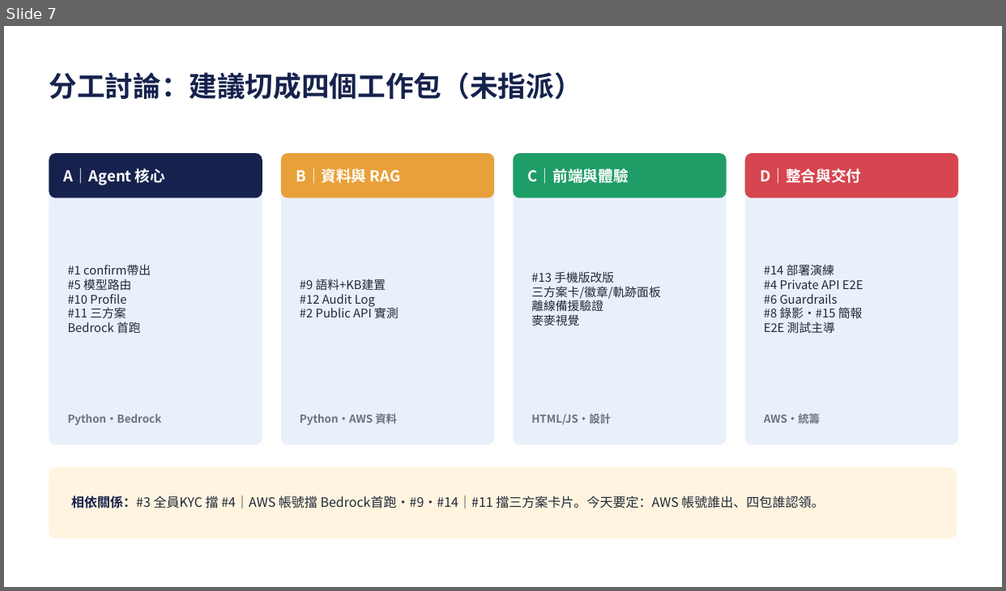
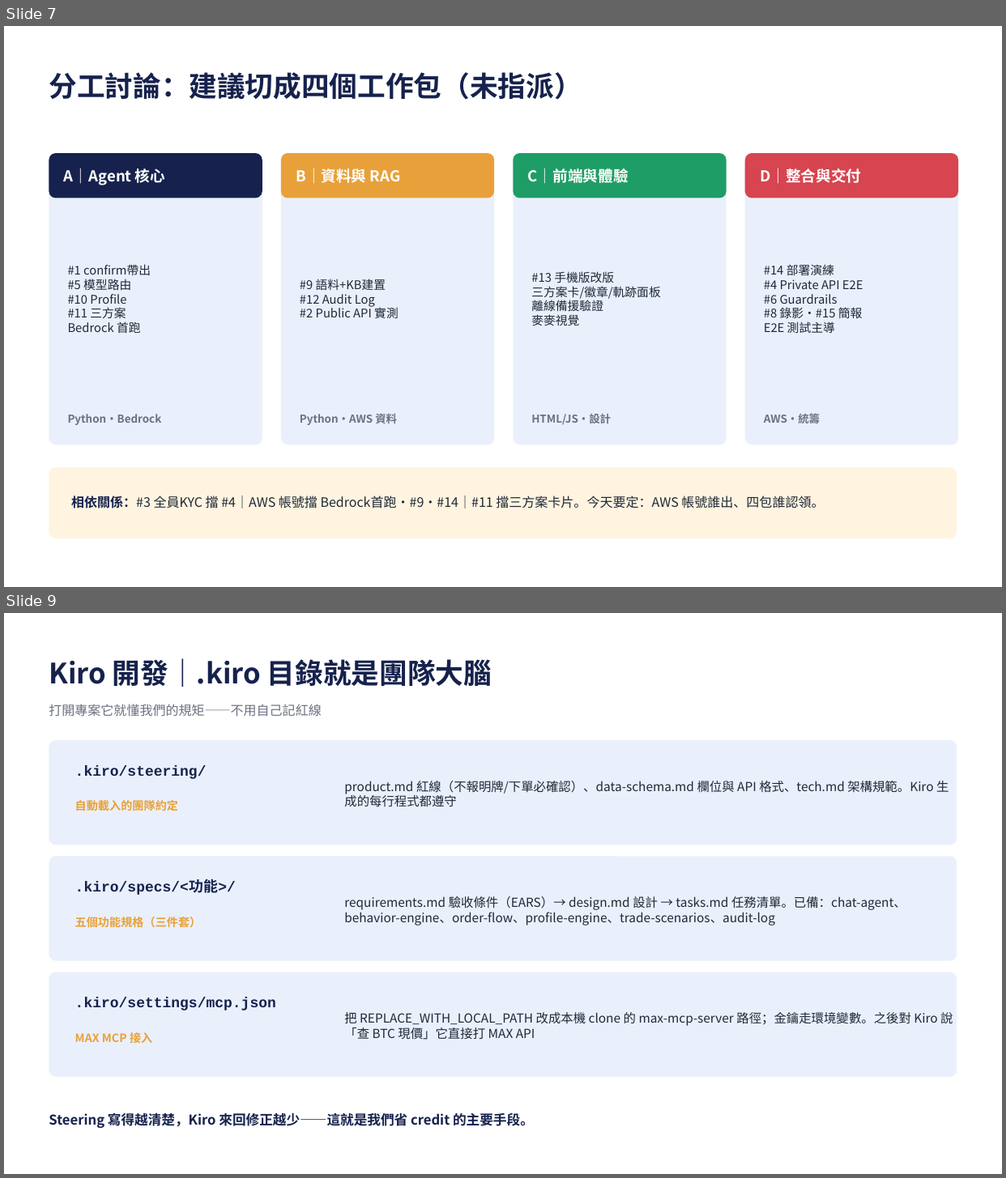
Before and after one commit to giont565/MaiMate, a slide deck: docs/工作項目狀態.pptx. Shown one above the other, each under a label of ours: slide 7 before the commit, slides 7 and 9 after it; the slides between them are not shown. The pictures are 1006x591 and 1006x1178 pixels, drawn with LibreOffice and Linux fonts; fonts in the diff are those of the drawing. Boxes give left, top, right and bottom in pixels: in the first picture for what was removed or moved away, otherwise in the second. Text is boxed around its words. In the diff, an @@ line names an element or a change of style, - is before the commit and + after.

```diff
--- a/docs/工作項目狀態.pptx
+++ b/docs/工作項目狀態.pptx
@@ slide 9 added at [4,613,1002,1174], background #FFFFFF @@
@@ text added at [49,658,492,687], 27 pt, text #16224D, bold @@
+Kiro 開發｜.kiro 目錄就是團隊大腦
@@ text added at [49,704,321,717], 12.5 pt, text #6B7280 @@
+打開專案它就懂我們的規矩——不用自己記紅線
@@ rounded rectangle added at [49,740,957,845], fill #EAF0FB @@
@@ text added at [75,765,206,779], 14 pt, text #16224D, bold @@
+.kiro/steering/
@@ text added at [344,781,948,807], 12 pt, text #1F2937 @@
+product.md 紅線（不報明牌/下單必確認）、data-schema.md 欄位與 API 格式、tech.md 架構規範。Kiro 生成的每行程式都遵守
@@ text added at [75,800,178,811], 11 pt, text #E8A13A, bold @@
+自動載入的團隊約定
@@ rounded rectangle added at [49,856,957,961], fill #EAF0FB @@
@@ text added at [75,881,236,895], 14 pt, text #16224D, bold @@
+.kiro/specs/<功能>/
@@ text added at [344,897,906,926], 12 pt, text #1F2937 @@
+requirements.md 驗收條件（EARS）→ design.md 設計 → tasks.md 任務清單。已備：chat-agent、behavior-engine、order-flow、profile-engine、trade-scenarios、audit-log
@@ text added at [75,917,202,928], 11 pt, text #E8A13A, bold @@
+五個功能規格（三件套）
@@ rounded rectangle added at [49,973,957,1077], fill #EAF0FB @@
@@ text added at [75,998,276,1011], 14 pt, text #16224D, bold @@
+.kiro/settings/mcp.json
@@ text added at [344,1012,953,1040], 12 pt, text #1F2937 @@
+把 REPLACE_WITH_LOCAL_PATH 改成本機 clone 的 max-mcp-server 路徑；金鑰走環境變數。之後對 Kiro 說「查 BTC 現價」它直接打 MAX API
@@ text added at [75,1033,152,1043], 11 pt, text #E8A13A, bold @@
+MAX MCP 接入
@@ text added at [49,1113,534,1128], 13 pt, text #16224D, bold @@
+Steering 寫得越清楚，Kiro 來回修正越少——這就是我們省 credit 的主要手段。
```
Also in this commit, not shown: 3 other slides added, 1 other file.
